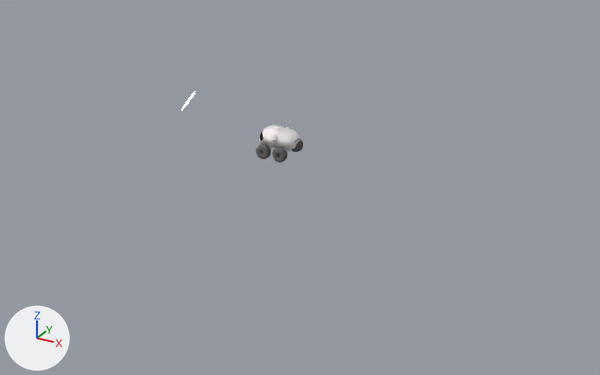
A saved change to the Blender file Graphics/moon-vehicule-2.blend.
Camera for both pictures: a camera (50 mm lens) standing at (76.8, -131.6, 59.5) and looking at (6.0, -3.0, -4.8). Every picture has the same lights, and +X, +Y and +Z are marked at lower left.

Objects in the first picture: 'Carroserie', 'Sphere'.
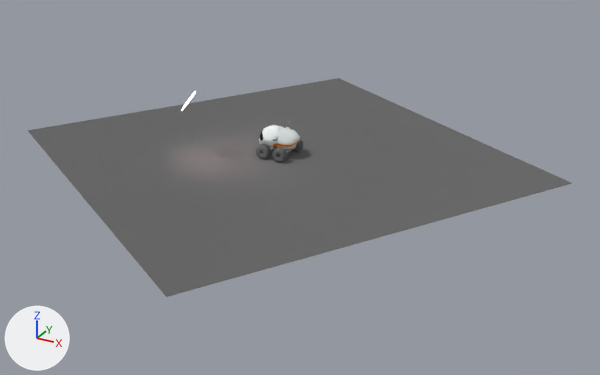
What differs and where, as boxes (x1, y1, x2, y2) in the pictures (600 x 375 px):
'Sol', shown
    after: (27, 78, 572, 297)
'Carroserie', surface changed
    both: (259, 125, 300, 150)
'Sphere', surface changed
    both: (272, 127, 290, 144)

Diff of the bpy script that builds the scene:
```diff
--- a/Graphics/moon-vehicule-2.blend.py
+++ b/Graphics/moon-vehicule-2.blend.py
@@ img_rover_texture_png_001 @@
+img_rover_texture_png_001 = load_image('rover_texture.png.001', '../Assets/Textures/rover_texture.png', 400, 800, 'sRGB')
@@ mat_carroserie @@
 mat_carroserie = bpy.data.materials.new('Carroserie')
-# nodes: BsdfAnisotropic, BsdfDiffuse, MixShader, OutputMaterial
-# colours: white #f1f1f1, white #e7dad7
+# nodes: BsdfDiffuse, OutputMaterial, TexImage
+# uses the picture img_rover_texture_png_001
@@ ob_sol @@
 ob_sol.scale = (39.0, 39.0, 39.0)
-ob_sol.hide_viewport = True
```
